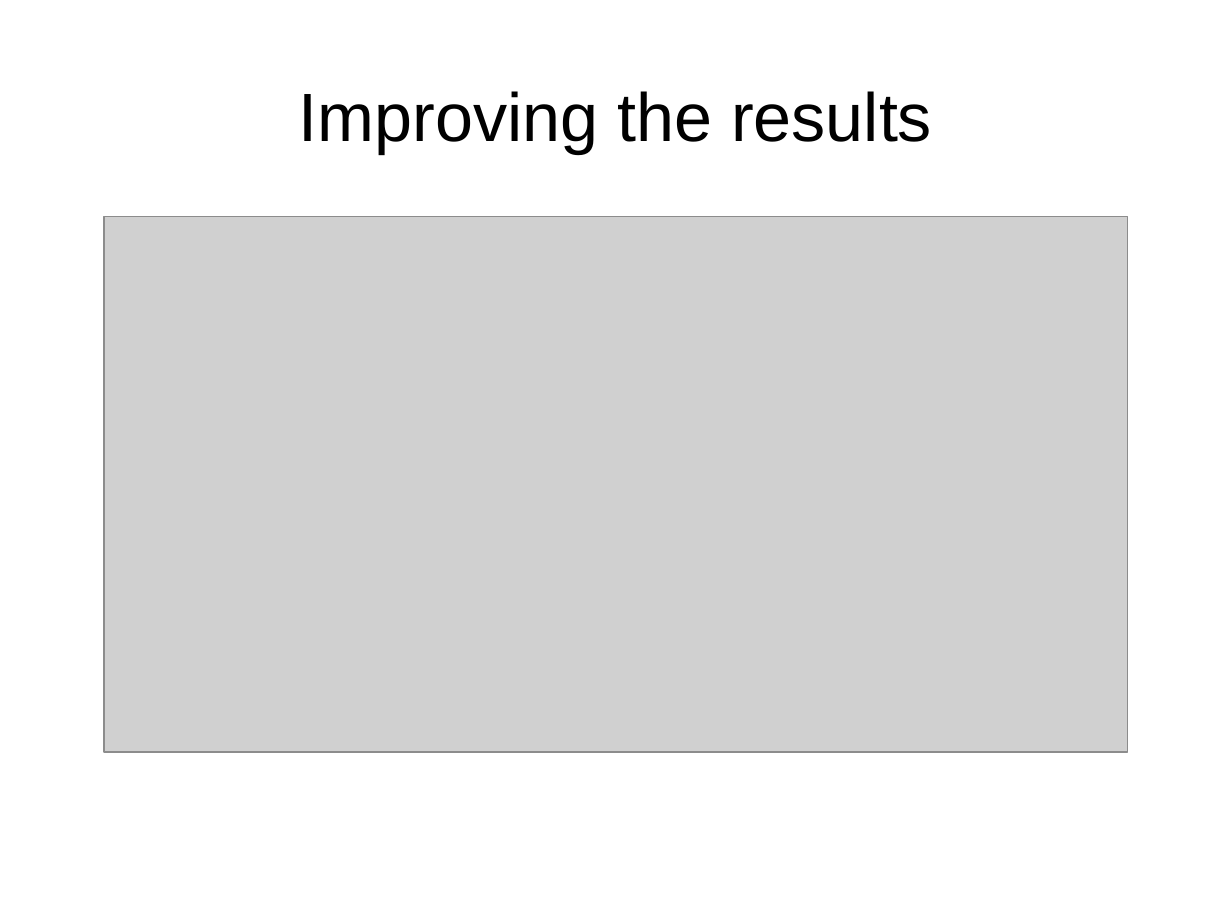
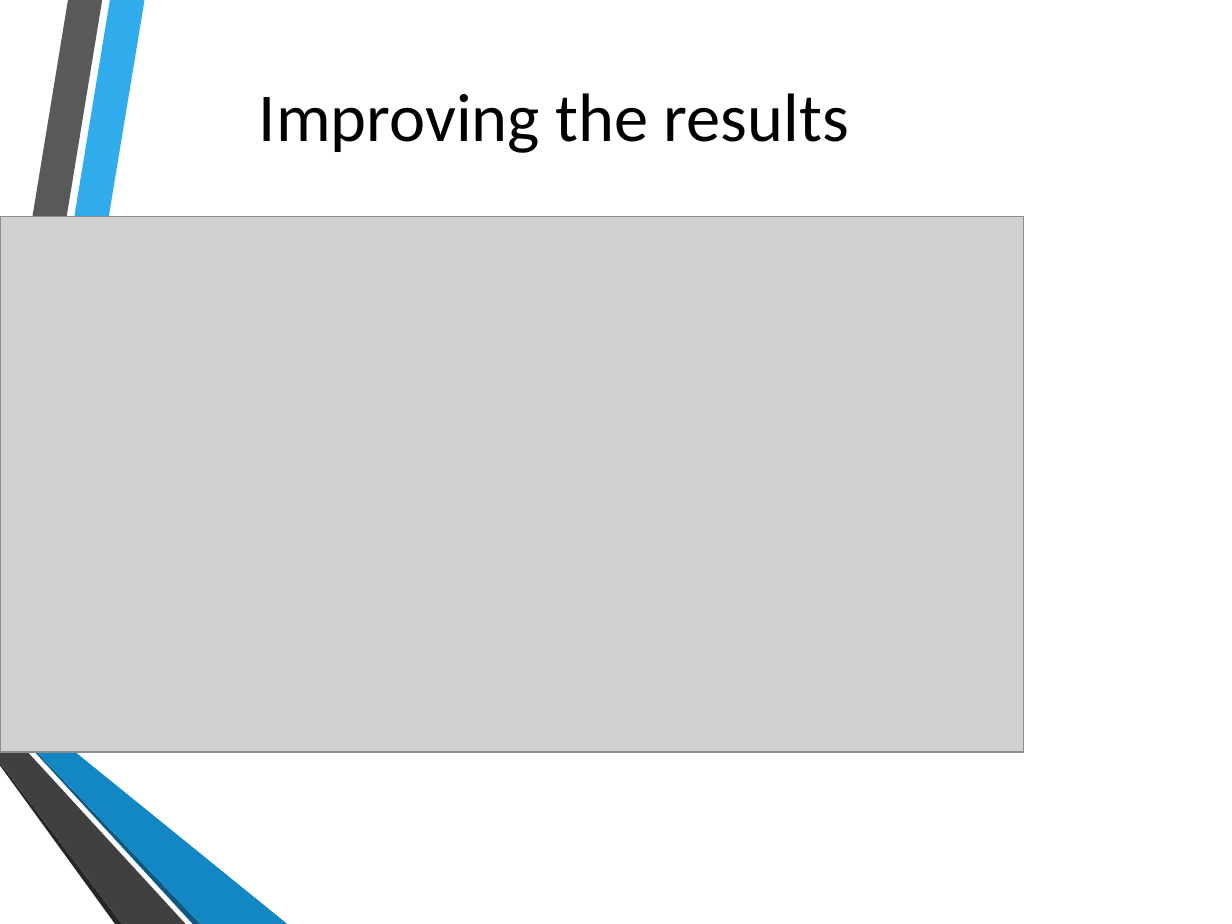
Before and after one commit to linhlevandlu/Presentation, a slide deck: slide 11 of EDMI/comite_suivi/3e anne/comite_suivi_3nd.odp. Drawn at 1232x924 pixels with LibreOffice and Linux fonts; fonts in the diff are those of the drawing; grey boxes stand for pictures; background and template pictures are left out. Boxes give left, top, right and bottom in pixels: in the first picture for what was removed or moved away, otherwise in the second. Text is boxed around its words. In the diff, an @@ line names an element or a change of style, - is before the commit and + after.

```diff
--- a/EDMI/comite_suivi/3e anne/comite_suivi_3nd.odp
+++ b/EDMI/comite_suivi/3e anne/comite_suivi_3nd.odp
@@ title "Improving the results": place and size @@
-title "Improving the results" at (299,91,932,153)
+title "Improving the results" at (259,93,849,153)
@@ title "Improving the results" at (259,93,849,153): size 44 to 44.1 pt, font Arial to Calibri @@
@@ picture: place and size @@
-picture at (104,216,1128,751)
+picture at (0,216,1024,752)
@@ group added at (0,0,287,924): 6 freeform shapes @@
```
Also in this commit, not shown: 17 other slides changed, 1 other file.
